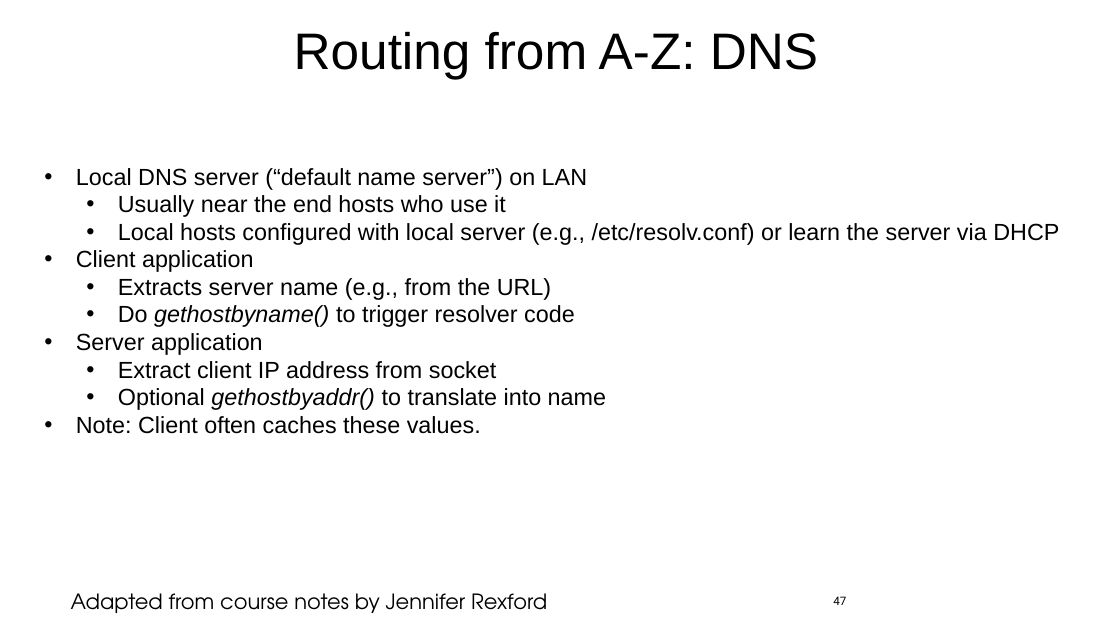
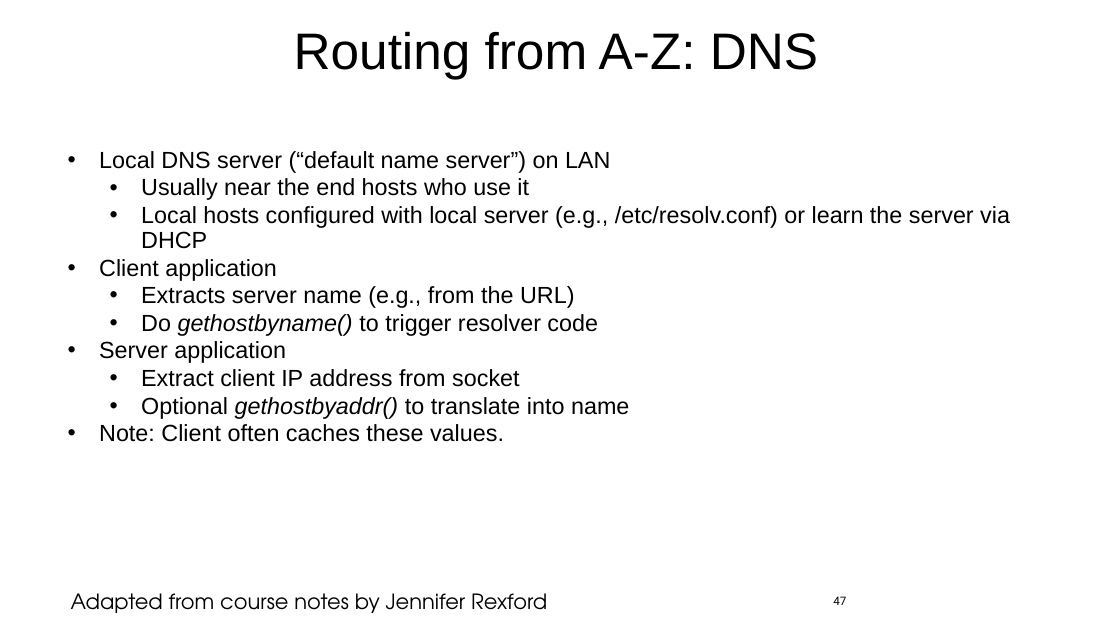
Before and after one commit to jlmucb/class_notes, a slide deck: slide 47 of IoT/pptx/IoTSoftwareNetworking.pptx. Drawn at 1120x630 pixels with LibreOffice and Linux fonts; fonts in the diff are those of the drawing. Boxes give left, top, right and bottom in pixels: in the first picture for what was removed or moved away, otherwise in the second. Text is boxed around its words. In the diff, an @@ line names an element or a change of style, - is before the commit and + after.

```diff
--- a/IoT/pptx/IoTSoftwareNetworking.pptx
+++ b/IoT/pptx/IoTSoftwareNetworking.pptx
@@ text "Local DNS server (“default name ..." rewrapped from [76, 168, 1059, 434] to [99, 151, 1010, 442] @@
```
Also in this commit, not shown: 17 other slides changed, 1 other file.
